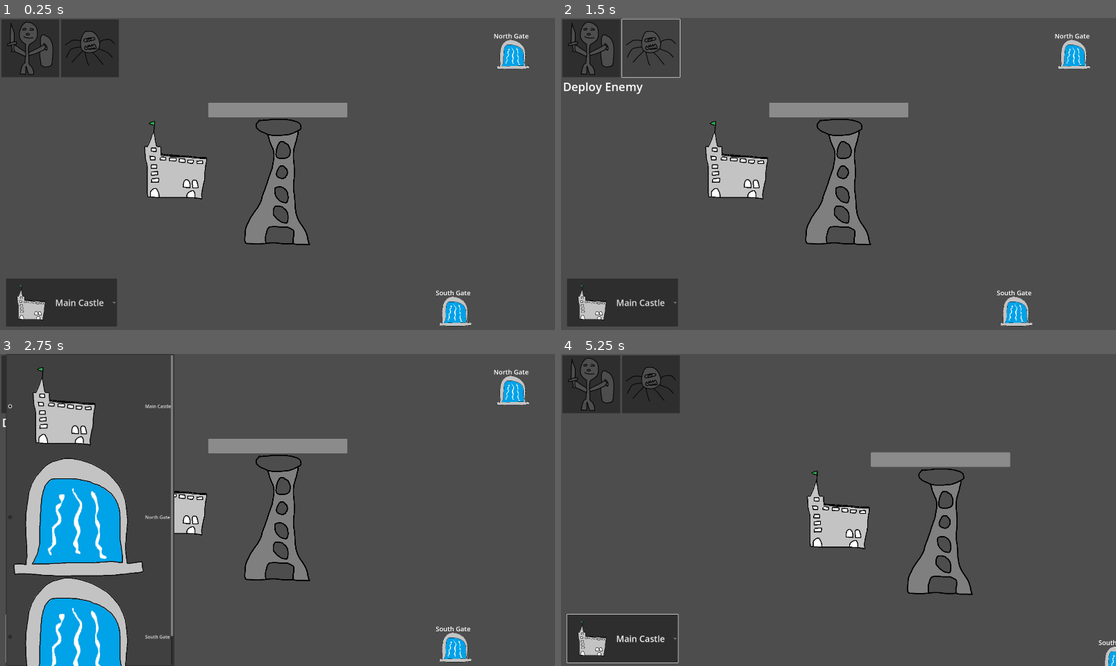
Above: before the commit, frames 1-4 (two rows, left to right).
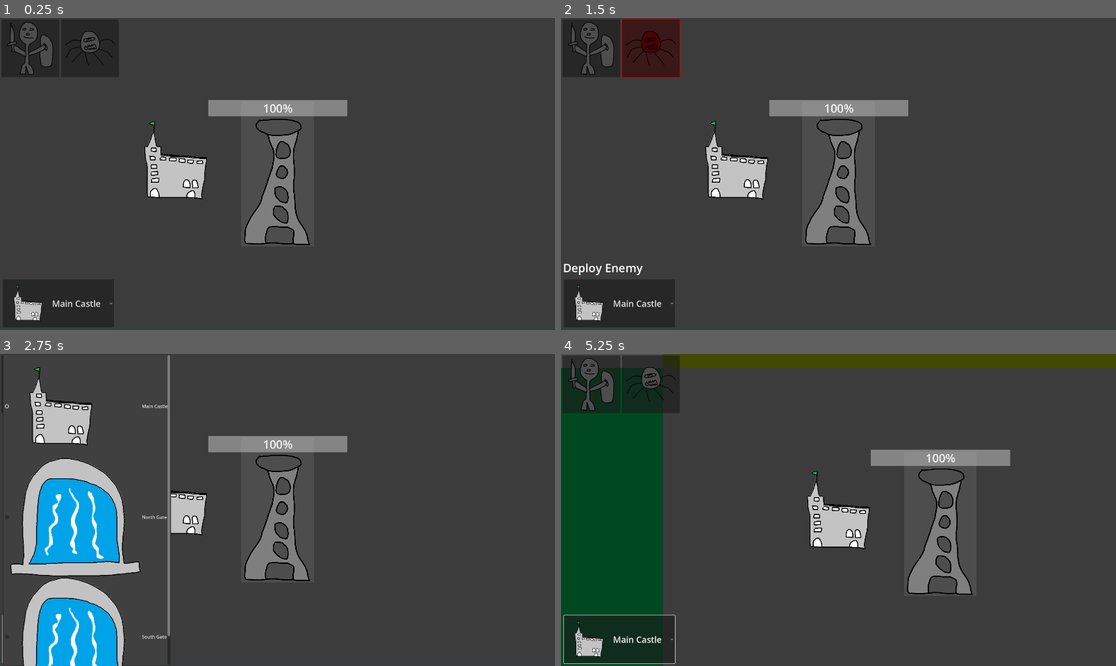
Above: after the commit, the same moments.

Repository: rcanpahali/tower-defense-prototype
Game: Godot game, scene res://scenes/game.tscn
The game is run twice, just before and just after one commit, with the same random seed, the same clock (stepped at 60 frames per second) and the same inputs.
Inputs (mouse positions are in pixels of both pictures, inside the frame that each line leads up to):
- Up to frame 1 (0.25 s): no input
- Up to frame 2 (1.5 s): click (588, 49) at 0.5 s; click (649, 49) at 1.25 s
- Up to frame 3 (2.75 s): click "Main Castle" at 2 s
- Up to frame 4 (5.25 s): click (588, 385) at 2.75 s; click (649, 385) at 3.5 s; click "Main Castle" at 4.25 s; click (588, 385) at 5 s

The runs differ from the first frame. In frame 1, 2.0% of the frame differs, in the area x 0-100%, y 4-100%; in frame 2, 4.4%; in frame 3, 6.7%; in frame 4, 21%, in the area x 0-100%, y 0-100%.

Commit message:
zones wip

Diff:
--- a/scenes/deployment.tscn
+++ b/scenes/deployment.tscn
@@ -31,16 +31,16 @@
 
 [node name="Label" type="Label" parent="CanvasLayer"]
 offset_left = 7.0
-offset_top = 210.0
+offset_top = 837.0
 offset_right = 47.0
-offset_bottom = 265.0
+offset_bottom = 892.0
 theme_override_font_sizes/font_size = 40
 
 [node name="OptionButton" type="OptionButton" parent="CanvasLayer"]
-offset_left = 21.0
-offset_top = 902.0
-offset_right = 405.0
-offset_bottom = 1068.0
+offset_left = 10.0
+offset_top = 905.0
+offset_right = 394.0
+offset_bottom = 1071.0
 theme_override_font_sizes/font_size = 30
 expand_icon = true
 item_count = 3
--- a/scenes/game.tscn
+++ b/scenes/game.tscn
@@ -11,7 +11,30 @@
 
 [node name="World" type="Node2D" parent="." groups=["world"]]
 
-[node name="Background" type="Sprite2D" parent="World"]
+[node name="Zones" type="Node2D" parent="World"]
+
+[node name="Zone1" type="Sprite2D" parent="World/Zones"]
+modulate = Color(0.783523, 0.783523, 0.783523, 1)
+texture = ExtResource("1_fmhsi")
+
+[node name="Zone2" type="Sprite2D" parent="World/Zones"]
+modulate = Color(1, 0.705882, 1, 1)
+position = Vector2(3844, 0)
+texture = ExtResource("1_fmhsi")
+
+[node name="Zone3" type="Sprite2D" parent="World/Zones"]
+modulate = Color(0.309804, 1, 1, 1)
+position = Vector2(0, 2157)
+texture = ExtResource("1_fmhsi")
+
+[node name="Zone4" type="Sprite2D" parent="World/Zones"]
+modulate = Color(0.838548, 0.957918, 7.70092e-07, 1)
+position = Vector2(0, -2160)
+texture = ExtResource("1_fmhsi")
+
+[node name="Zone5" type="Sprite2D" parent="World/Zones"]
+modulate = Color(3.56168e-06, 0.93759, 0.434223, 1)
+position = Vector2(-3839, 0)
 texture = ExtResource("1_fmhsi")
 
 [node name="Tower" parent="World" instance=ExtResource("2_t0tjd")]
@@ -24,11 +47,11 @@
 [node name="TeleportGates" type="Node2D" parent="World"]
 
 [node name="NorthGate" parent="World/TeleportGates" groups=["north_gate"] instance=ExtResource("4_4fxo2")]
-position = Vector2(1631, -827)
+position = Vector2(568, -2293)
 gate_name = "North Gate"
 
 [node name="SouthGate" parent="World/TeleportGates" groups=["south_gate"] instance=ExtResource("4_4fxo2")]
-position = Vector2(1231, 951)
+position = Vector2(-1194, 1602)
 gate_name = "South Gate"
 
 [node name="UI" type="Node2D" parent="."]
--- a/scenes/tower.tscn
+++ b/scenes/tower.tscn
@@ -37,11 +37,11 @@
 anchor_right = 0.5
 anchor_bottom = 0.056
 offset_left = -730.0
-offset_top = -550.0
+offset_top = -569.0
 offset_right = 233.0
-offset_bottom = -449.0
+offset_bottom = -455.0
+theme_override_font_sizes/font_size = 80
 max_value = 10000.0
-show_percentage = false
 
 [node name="HurtBox" type="Area2D" parent="."]
 
--- a/scripts/deployment.gd
+++ b/scripts/deployment.gd
@@ -15,6 +15,9 @@
 
 var support_spawn_position: Vector2 = Vector2.ZERO
 
+func _ready() -> void:
+	support_spawn_position = get_tree().get_first_node_in_group("castle").global_position
+
 func _process(_delta: float) -> void:
 	if deployment_type == "support":
 		label.text = "Deploy Support"
@@ -26,14 +29,20 @@
 func _on_support_button_pressed() -> void:
 	if deployment_type != "support":
 		deployment_type = "support"
+		support_button.modulate = Color.GREEN
+		enemy_button.modulate = Color.WHITE
 	else:
 		deployment_type = ""
+		support_button.modulate = Color.WHITE
 
 func _on_enemy_button_pressed() -> void:
 	if deployment_type != "enemy":
 		deployment_type = "enemy"
+		enemy_button.modulate = Color.RED
+		support_button.modulate = Color.WHITE
 	else:
 		deployment_type = ""
+		enemy_button.modulate = Color.WHITE
 
 func _unhandled_input(event: InputEvent) -> void:
 		if event is InputEventMouseButton:
--- a/scripts/tower.gd
+++ b/scripts/tower.gd
@@ -64,3 +64,4 @@
 	progress_bar.value = HEALTH
 	if HEALTH < 0:
 		self.queue_free()
+		get_tree().paused = true
Binary file added: resources/tower_destroyed.png
Not shown, added: resources/tower_destroyed.png.import
